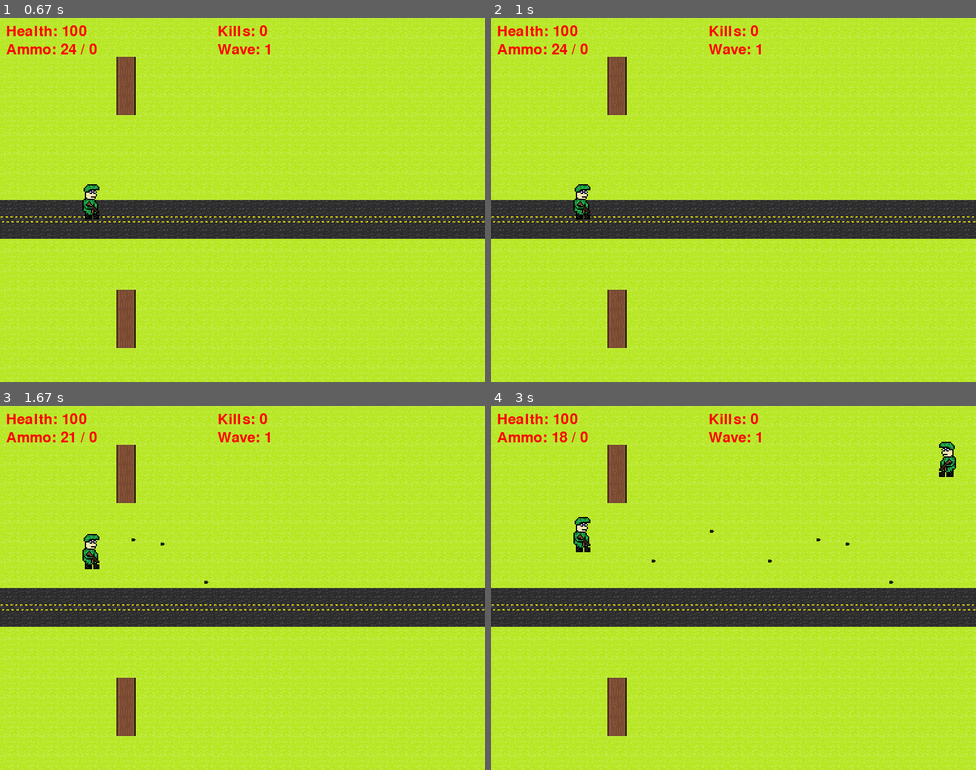
Above: before the commit, frames 1-4 (two rows, left to right).
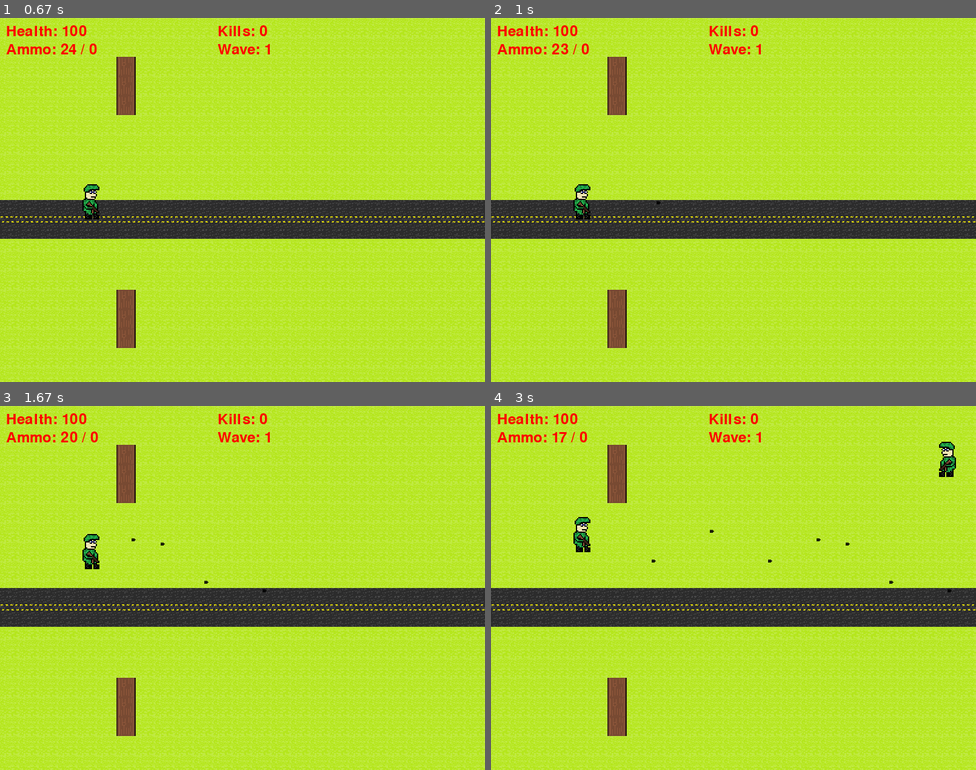
Above: after the commit, the same moments.

Repository: Killswitch5150/Final-Stand
Game: pygame game, started from main.py
The game is run twice, just before and just after one commit, with the same random seed, the same clock (stepped at 60 frames per second) and the same inputs.
Inputs:
- Up to frame 1 (0.67 s): click "PLAY" at 0.38 s
- Up to frame 2 (1 s): tap Space at 0.67 s
- Up to frame 3 (1.67 s): hold Up 1-1.47 s; tap Space at 1.07, 1.37, 1.57 s; hold Down from 1.5 s (still down)
- Up to frame 4 (3 s): release Down at 1.8 s; hold Up 1.83-2.2 s; tap Space at 1.9, 2.3, 2.7 s; hold Down 2.23-2.6 s; hold Up 2.63-2.93 s; hold Down from 2.97 s (still down)

Frame 1 is identical in both runs. In frame 2, less than 0.1% of the frame differs, in the area x 14-35%, y 7-52%; in frame 3, less than 0.1%, in the area x 14-55%, y 7-52%; in frame 4, less than 0.1%.

Commit message:
-tweaked timers for reload and shooting after reloading -began implementing gui prompts to show the player that they cant shoot because they are reloading or that they cant reload while they are reloading

Diff:
--- a/gui_text_vals.py
+++ b/gui_text_vals.py
@@ -24,3 +24,5 @@
 backtext = game_fonts.smallfont.render('BACK', True, button1_color_light) #create object for back button text
 reloadingtext = game_fonts.font.render('[R] to Reload', True, (255, 0, 0))
 reloadingtext_empty = game_fonts.guifont.render('No Ammo To Reload. Collect Ammo Drops', True, (255, 0, 0))
+reloadinprogresstext_cantreload = game_fonts.guifont.render('You Are Already Reloading', True, (255, 0, 0))
+reloadinprogresstext_cantshoot = game_fonts.guifont.render("You Can't Shoot While Reloading", True, (255, 0, 0))
--- a/main.py
+++ b/main.py
@@ -6,10 +6,10 @@
 console_debugging = False #change this to True to enable debugging log in console
 
 last_reload_time = 0
-reload_delay = 2000
-shoot_delay = 1000
+reload_delay = 1500
+shoot_delay = 500
 reload_completion_time = 0
-
+reloaderrors_spam = False
 
 clock = pygame.time.Clock() #to implement frame limit
 
@@ -152,6 +152,19 @@
 #end function defs
 
 #class defs
+class ReloadErrors:
+    def draw(self, surface):
+        import gui_text_vals
+        messageisvisible = True
+
+        #while messageisvisible:
+        #    surface.blit(gui_text_vals.reloadinprogresstext_cantshoot, (width // 2 - gui_text_vals.reloadingtext_empty.get_width() // 2, height // 4))
+        #    current_time3 = pygame.time.get_ticks()
+        #    msg_delay = 1000
+        #    if current_time3 >= msg_delay:
+        #        messageisvisible = False
+
+
 class InputHandler: #handle 'Global' game key inputs (accessible anywhere in the game)
     def __init__(self):
         self.fullscreen_key = pygame.K_F11 #set the full screen toggle key to F11
@@ -549,6 +562,12 @@
                     if current_time2 - reload_completion_time >= shoot_delay:
                         sound_shooting()
                         player.shoot() #execute the shoot method from the player class
+                    elif current_time2 - reload_completion_time < shoot_delay:
+                        global reloaderrors_spam
+                        if console_debugging:
+                            print('you cant shoot while reloading')
+                        reloaderrors_spam = True
+
                 if event.key == pygame.K_ESCAPE: #if user hits escape key
                     if console_debugging: #debug output
                         print('player pressed ESC')
@@ -688,6 +707,8 @@
             if console_debugging:
                 print('player needs to reload')
                 print('reload message displaying')
+        if reloaderrors_spam:
+            ReloadErrors_obj.draw(ReloadErrors, window)
 
         #drawing bullets
         for bullet in bullets:
@@ -718,6 +739,7 @@
 #define init objects
 settings = GameSettings() #create settings obj
 scaling = ScaleSettings() #define scaling from ScaleSettings class (imported)
+ReloadErrors_obj = ReloadErrors
 
 #run init functions
 load_images() #execute load_images function
